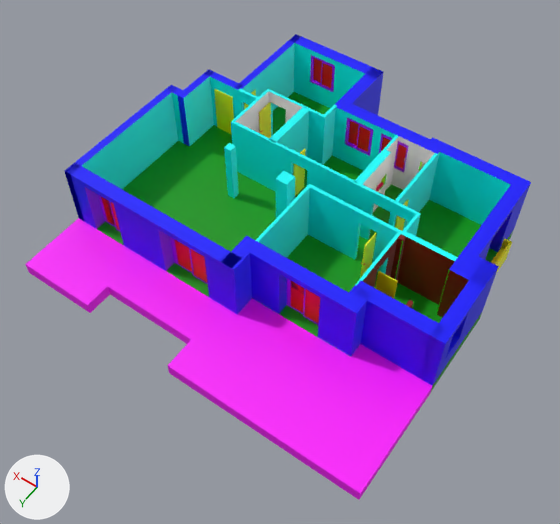
The FBX model LosArcosVisualization/Assets/01_Maya/Floorplan.fbx as it was, and as the next commit left it.
One viewpoint serves both versions: a camera (50 mm lens) standing at (-10.46, 15.72, 22.87) and looking at (-0.37, 1.58, 0.67). Lighting does not change. The marker at lower left points along +X, +Y and +Z. Where no turn or scale is listed for an object, it has been applied to the vertices. Vertices at the same position are counted once.

Objects in the first picture: 'CornerWallBath01', 'Floors_GRP', 'InnerWallPlanarX', 'InnerWallPlanarZ', 'LargePillar', 'OuterCornerWall', 'OuterWallPlanarX1', 'OuterWallPlanarZ1', 'ProblematicWall'.
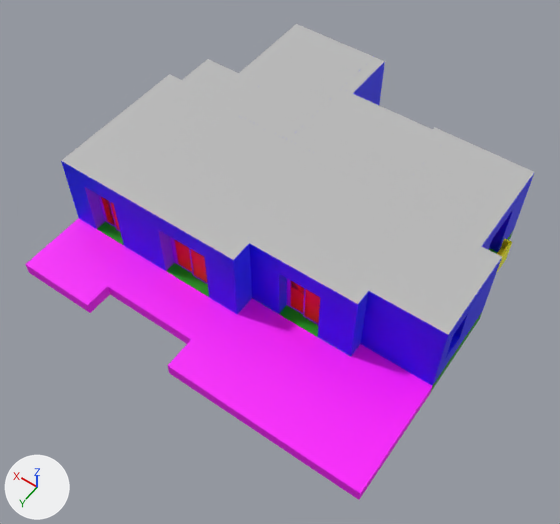
Where the newer file only moved an object's origin or applied its transform, the numbers keep the older frame.

What the commit changed:
Material 'Bath02' (mat_bath02) is new.
Its base color is (1.0, 0.68, 0.443) (beige #ffd7b2).
me_mesh_016 has 64 vertices, 58 faces and spans x -7.23..7.23, y -5.69..5.69, z -1.28..1.28.
me_mesh_016 is used by ob_outerwallplanarx1; location (-0.06, -1.46, 1.8).
me_mesh_016 part 1: the 1 face centred in x 6.46, y 0.2, z 0.0 switches from mat_walls (blue #0000ff) to mat_innerwalls (cyan #00ffff).
me_mesh_003 has 148 vertices, 149 faces and spans x -7.09..7.09, y -5.69..5.69, z -1.28..1.28.
me_mesh_003 is used by ob_outerwallplanarz1; location (0.09, -1.46, 1.8).
me_mesh_003 part 2: all 3 faces that had it switch from mat_bathroom (white #ffffff) to mat_bath02 (beige #ffd7b2).
me_mesh_005 has 96 vertices, 70 faces and spans x -4.03..4.03, y -3.67..3.67, z -1.28..1.28.
me_mesh_005 is used by ob_innerwallplanarx; location (-0.1, -0.68, 1.8).
me_mesh_005 part 3: 12 of the faces centred in x -3.01..-1.5, y -3.12..-1.04, z -0.93..0.94 switch from mat_bathroom (white #ffffff) to mat_bath02 (beige #ffd7b2).
Object 'Roof' (ob_roof) is now shown.

Changed parts and their boxes (x1, y1, x2, y2) in the pictures (560 x 524 px):
'Roof', shown: after (61, 24, 534, 344)
'OuterWallPlanarZ1', recoloured, moved: before (64, 34, 531, 381); after (64, 171, 527, 381)
part 1 of me_mesh_016, recoloured: before (177, 95, 189, 146)
part 2 of me_mesh_003, recoloured: before (391, 136, 434, 190)
part 3 of me_mesh_005, recoloured: before (363, 136, 399, 212)
'InnerWallPlanarZ', unchanged, covered by the edit: before (231, 89, 458, 305)
'CornerWallBath01', unchanged, covered by the edit: before (437, 249, 498, 318)
